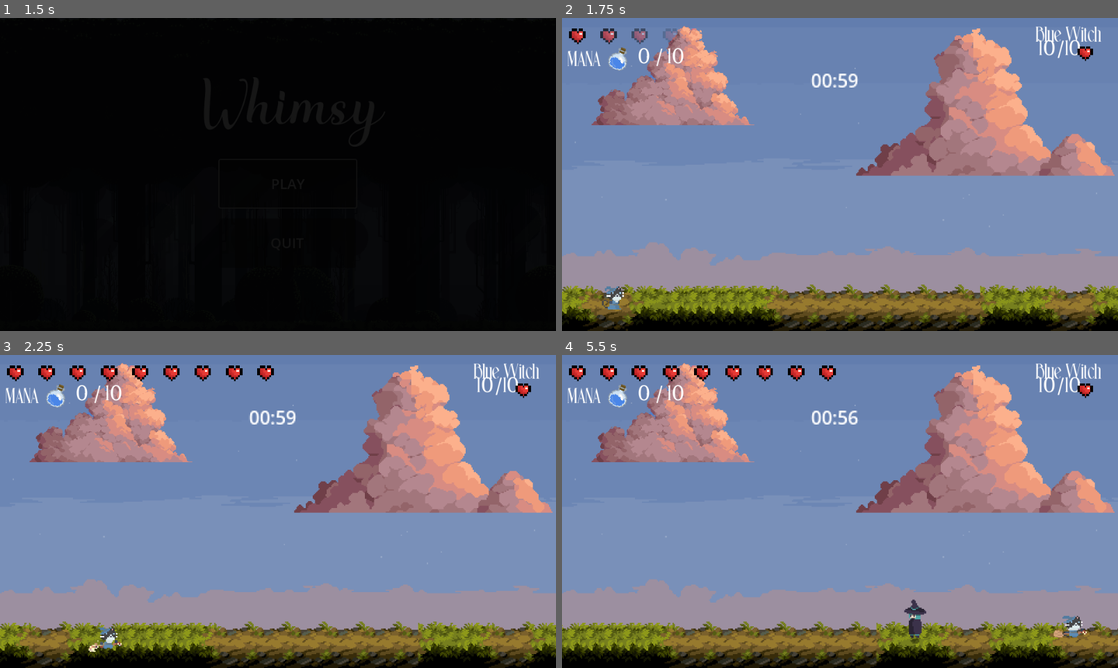
Above: before the commit, frames 1-4 (two rows, left to right).
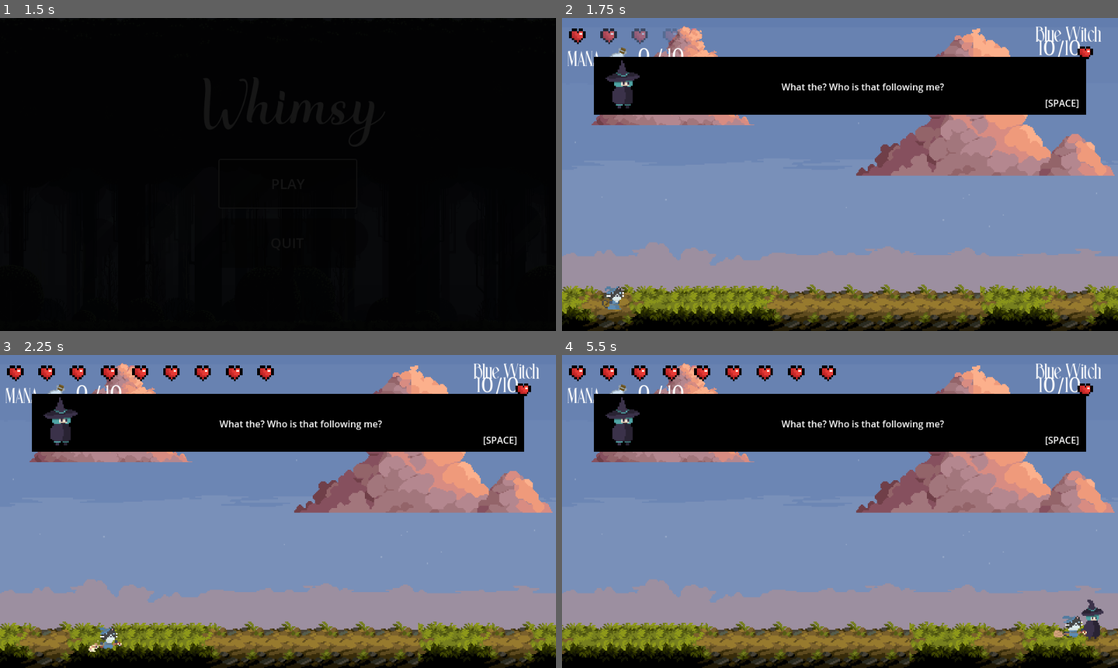
Above: after the commit, the same moments.

Repository: nakntums/Whimsy
Game: Godot game, scene res://scenes/start_screen.tscn
The game is run twice, just before and just after one commit, with the same random seed, the same clock (stepped at 60 frames per second) and the same inputs.
Inputs:
- Up to frame 1 (1.5 s): click "PLAY" at 0.5 s; click "PLAY" at 1.25 s
- Up to frame 2 (1.75 s): no input
- Up to frame 3 (2.25 s): tap Enter at 2 s; hold Right (right) from 2.03 s (still down); hold E (attack_e) from 2.03 s (still down)
- Up to frame 4 (5.5 s): tap Up (jump) at 2.27, 3.02, 4.52, 5.27 s; tap Q (attack_q) at 2.3, 2.85, 5.3 s; release E (attack_e) at 2.78 s; tap R (attack_r) at 3.05 s; release Right (right) at 3.53 s; hold Left (left) 3.53-4.28 s; hold R (attack_r) 3.53-4.28 s; tap W (attack_w) at 3.8, 4.35 s; hold Right (right) from 4.28 s (still down); tap E (attack_e) at 4.55 s; hold E (attack_e) from 5.03 s (still down)

Frame 1 is identical in both runs. In frame 2, 16% of the frame differs, in the area x 5-95%, y 12-32%; in frame 3, 16%; in frame 4, 24%, in the area x 0-100%, y 12-100%.

Commit message:
added intro cutscene
1. pre-fight dialogue scene

Diff:
--- a/data/dialogue/level_one_fail.json
+++ b/data/dialogue/level_one_fail.json
@@ -9,7 +9,7 @@
 		{
 			"speaker": "witch",
 			"portrait": "res://assets/portraits/blue_witch.png",
-			"text": "You thought you could defeat me? In your dreams, chump!",
+			"text": "You thought you could defeat me? In your dreams, kid!",
 			"speed": 0.05
 		}
 	]
--- /dev/null
+++ b/data/dialogue/level_one_intro.json
@@ -0,0 +1,28 @@
+{
+	"conversation": [
+		{
+			"speaker": "witch",
+			"portrait": "res://assets/portraits/blue_witch.png",
+			"text": "What the? Who is that following me?",
+			"speed": 0.05
+		},
+		{
+			"speaker": "witch",
+			"portrait": "res://assets/portraits/blue_witch.png",
+			"text": "A... kitten? Pft... BAHAHAHAHA! How absurd! So that old king's all outta trump cards, huh?",
+			"speed": 0.05
+		},
+		{
+			"speaker": "witch",
+			"portrait": "res://assets/portraits/blue_witch.png",
+			"text": "Who does he take me for? I'll make him regret underestimating me!",
+			"speed": 0.05
+		},
+		{
+			"speaker": "witch",
+			"portrait": "res://assets/portraits/blue_witch.png",
+			"text": "COME AT ME, PUNK!",
+			"speed": 0.05
+		}
+	]
+}
--- a/data/dialogue/level_one_win.json
+++ b/data/dialogue/level_one_win.json
@@ -27,7 +27,7 @@
 		{
 			"speaker": "fairy",
 			"portrait": "res://assets/portraits/fairy_1.png",
-			"text": "Wait, I know you. You're the fabled magician of the Fablewoods. Gee, sucks they couldn't send a more articulate one...",
+			"text": "Wait, I know you. You're an apprentice from the Fablewoods, arent you? Gee, sucks they couldn't send a more articulate one...",
 			"speed": 0.05
 		},
 		{
@@ -39,7 +39,7 @@
 		{
 			"speaker": "fairy",
 			"portrait": "res://assets/portraits/fairy_1.png",
-			"text": "Chin up, soldier. You must go save my sisters. Take this with you to help you in battle.",
+			"text": "Chin up, soldier. You still have ways to go. Here, take this with you as a token of my appreciation.",
 			"speed": 0.05
 		},
 		{
@@ -53,6 +53,18 @@
 			"portrait": "res://assets/portraits/Mimi.png",
 			"text": "Meow! (with gratitude)",
 			"speed": 0.05
-		}
+		},
+		{
+			"speaker": "fairy",
+			"portrait": "res://assets/portraits/fairy_1.png",
+			"text": "I can feel my magic dwindling. The Fablewoods must be suffering...",
+			"speed": 0.05
+		},
+		{
+			"speaker": "fairy",
+			"portrait": "res://assets/portraits/fairy_1.png",
+			"text": "Go! Not too far from here is the Red Witch; she has my sister. I will return to the forest and do what I can.",
+			"speed": 0.05
+		},
 	]
 }
--- a/scenes/game.tscn
+++ b/scenes/game.tscn
@@ -825,7 +825,7 @@
 [node name="ManaUI" parent="." instance=ExtResource("13_oxri2")]
 
 [node name="Boss_1" parent="." instance=ExtResource("5_u0g40")]
-position = Vector2(720, 40)
+position = Vector2(520, 40)
 
 [node name="Player" parent="." instance=ExtResource("1_6byy7")]
 position = Vector2(42, 48)
--- a/scenes/player.tscn
+++ b/scenes/player.tscn
@@ -548,7 +548,6 @@
 one_shot = true
 
 [node name="Inventory" parent="." instance=ExtResource("5_456jq")]
-scale = Vector2(1, 1)
 
 [node name="AnimatedSprite2D" type="AnimatedSprite2D" parent="."]
 position = Vector2(0, -10)
--- a/scripts/boss_1.gd
+++ b/scripts/boss_1.gd
@@ -223,7 +223,7 @@
 			get_parent().add_child(fireball)
 			fireball.start_animation()
 
-			timer_2.start(5)
+			timer_2.start(4.5)
 
 	await animated_sprite.animation_finished
 	current_state = BossState.IDLE
--- a/scripts/game.gd
+++ b/scripts/game.gd
@@ -14,6 +14,10 @@
 var game_time := 0.0
 var challenge_active := false
 var initial_challenge_started := false
+
+# pre-fight sequence
+var dialogue_active := false
+@export var intro_dialogue := "res://data/dialogue/level_one_intro.json"
 
 # win sequence
 @export var chest_scene: PackedScene
@@ -48,8 +52,21 @@
 	if boss:
 		boss.boss_died.connect(_on_boss_died)
 
+	await show_intro_cutscene()
+
+func show_intro_cutscene() -> void:
+	dialogue_active = true
+	freeze_characters(true)
+	var dialogue = dialogue_scene.instantiate()
+	add_child(dialogue)
+	dialogue.start_dialogue(intro_dialogue)
+	await dialogue.dialogue_finished
+	boss.handle_idle()
+	player.normalize()
+	dialogue_active = false
+
 func _process(delta: float) -> void:
-	if is_game_paused or boss_dead or time_up:
+	if dialogue_active or is_game_paused or boss_dead or time_up:
 		return
 	game_time += delta
 	timer_label.text = "%02d:%02d" % [floor((time_limit - game_time) / 60), fmod(time_limit - game_time, 60)]
@@ -167,6 +184,5 @@
 func _on_restart():
 	get_tree().reload_current_scene()
 
-
 func _on_quit():
 	get_tree().change_scene_to_packed(main_menu_scene)
--- a/scripts/player.gd
+++ b/scripts/player.gd
@@ -173,6 +173,9 @@
 	can_cast = false
 	velocity.x = 0
 	velocity.y = 0
+
+func normalize() -> void:
+	can_cast = true
 
 # Combat mode spell casting
 func start_casting(spell_type: String) -> void:
